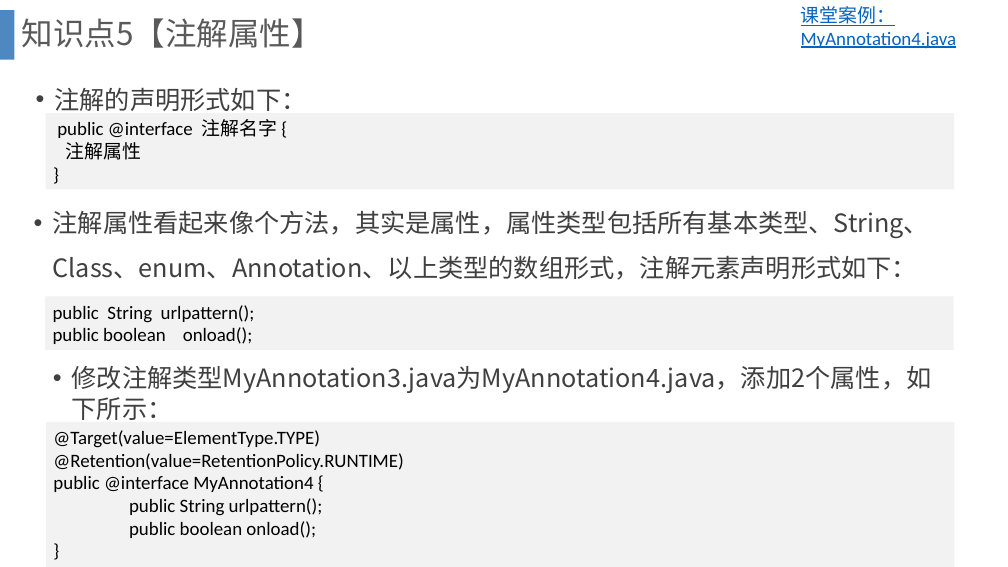
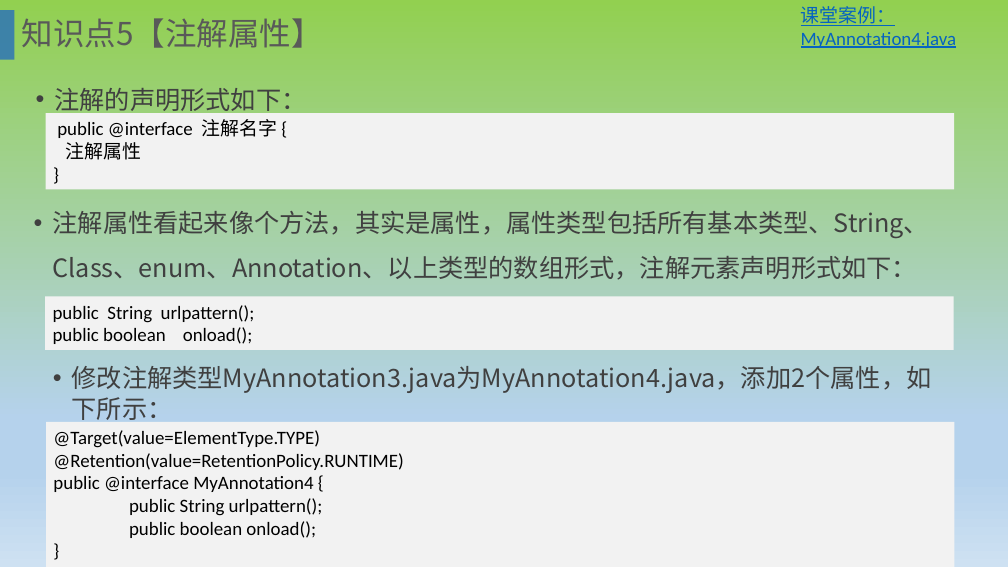
Before and after one commit to Zoran-Han/java, a slide deck: slide 32 of 课件/20190805-JAVA 反射 类加载器/第14章-反射与内省.pptx. Drawn at 1008x567 pixels with LibreOffice and Linux fonts; fonts in the diff are those of the drawing; background and template pictures are left out. Boxes give left, top, right and bottom in pixels: in the first picture for what was removed or moved away, otherwise in the second. Text is boxed around its words. In the diff, an @@ line names an element or a change of style, - is before the commit and + after.

```diff
--- a/课件/20190805-JAVA 反射 类加载器/第14章-反射与内省.pptx
+++ b/课件/20190805-JAVA 反射 类加载器/第14章-反射与内省.pptx
@@ background #FFFFFF to gradient #92D050 to #B5D2EC to #CEE1F2 @@
```
Also in this commit, not shown: 38 other slides changed, 1 slide added, 1 slide removed, 19 other files.
